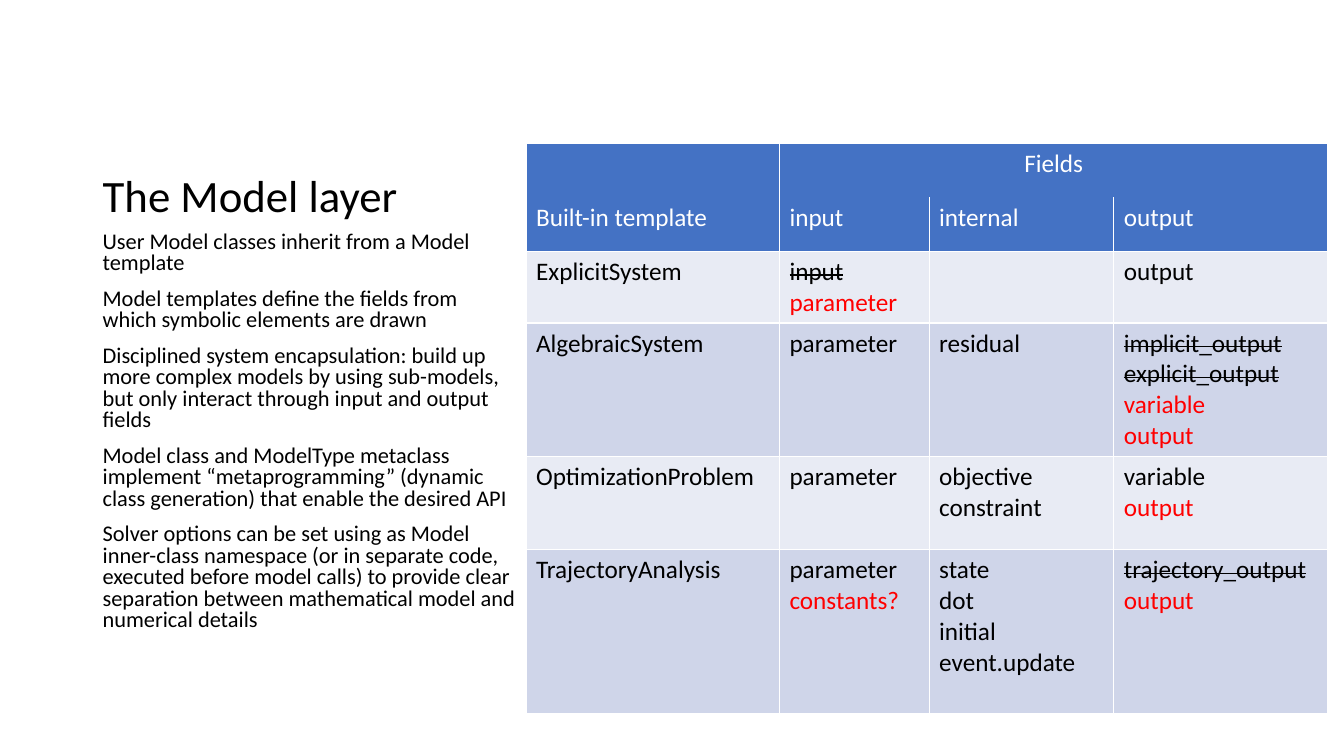
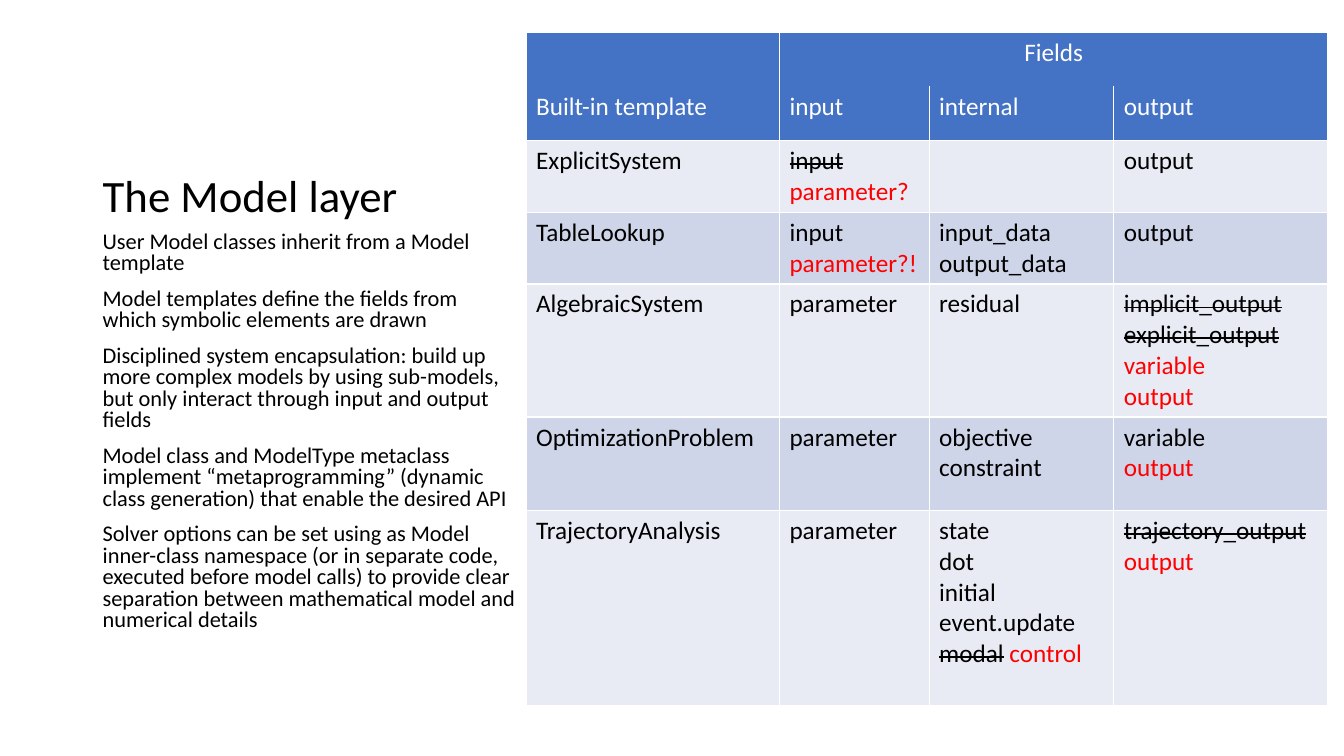
Before and after one commit to nlistgarten/condor, a slide deck: slide 11 of design/condor.pptx. Drawn at 1344x756 pixels with LibreOffice and Linux fonts; fonts in the diff are those of the drawing. Boxes give left, top, right and bottom in pixels: in the first picture for what was removed or moved away, otherwise in the second. Text is boxed around its words. In the diff, an @@ line names an element or a change of style, - is before the commit and + after.

```diff
--- a/design/condor.pptx
+++ b/design/condor.pptx
@@ table at (526,32,1329,698) @@
-row 3: ExplicitSystem | input / parameter |  | output
+row 3: ExplicitSystem | input / parameter? |  | output
+row 4: TableLookup | input / parameter?! | input_data / output_data | output
-row 7, column 2: parameter / constants?
+row 7, column 2: parameter
-row 7, column 3: state / dot / initial / event.update
+row 7, column 3: state / dot / initial / event.update / modal control
@@ table: place and size @@
-table at (526,143,1329,708)
+table at (526,32,1329,698)
```
Also in this commit, not shown: 1 other slide changed, 3 slides added.
